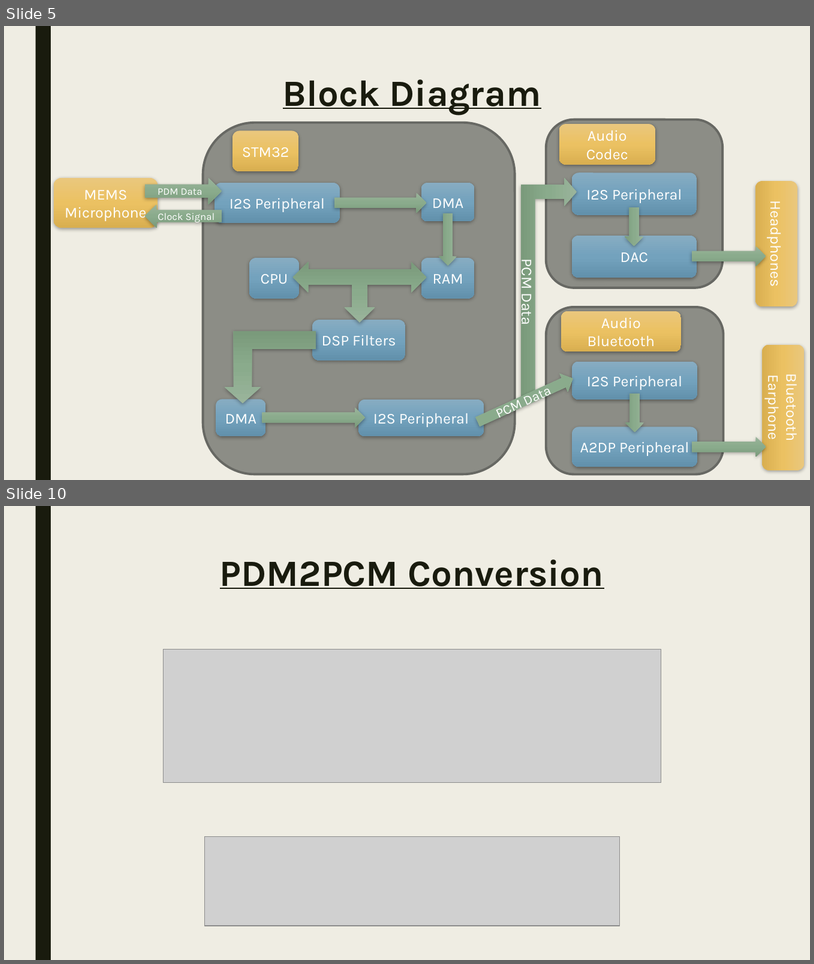
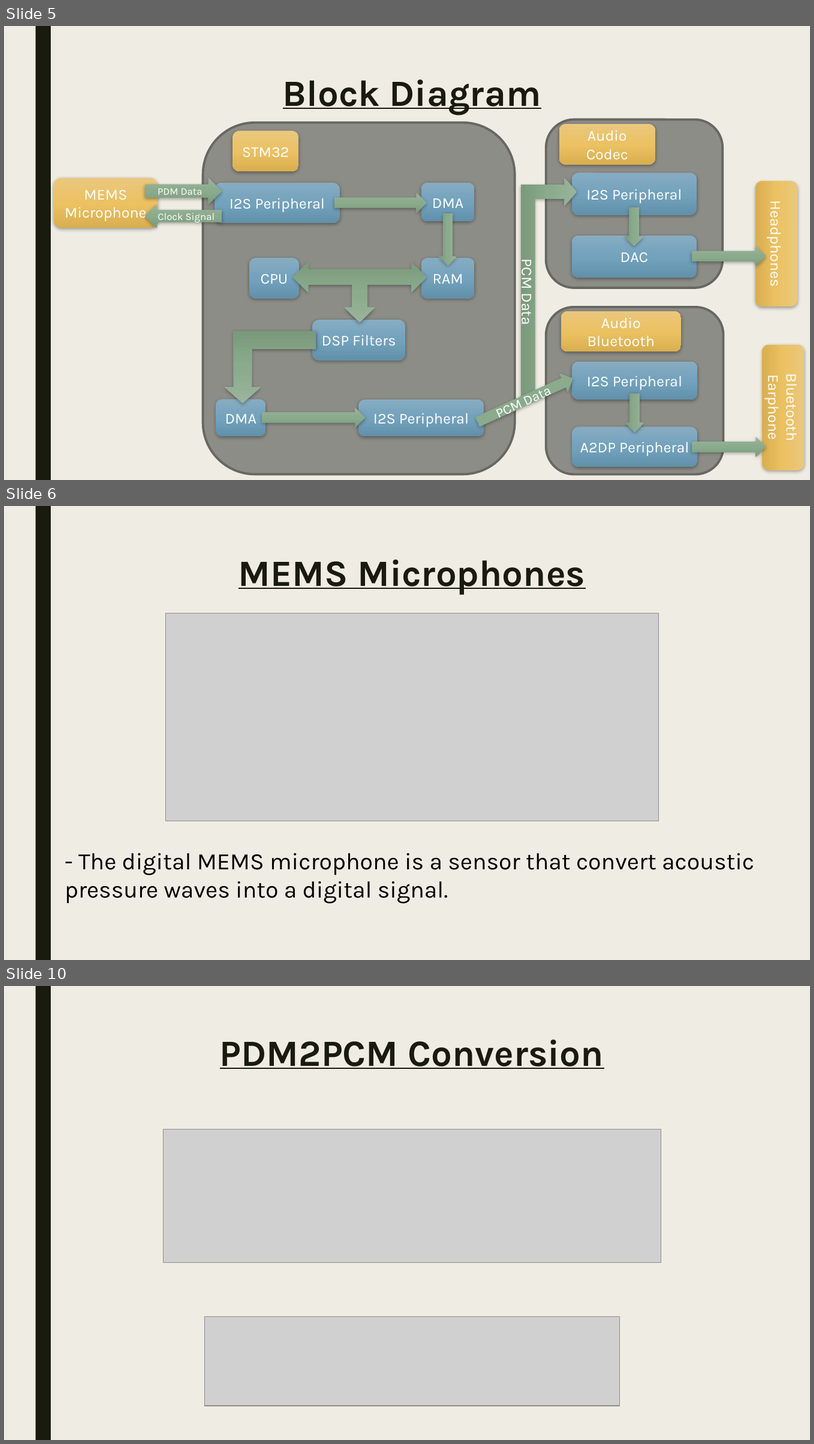
Before and after one commit to hananabilabd/Real-time-STM32-MEMS-MIC-Audio-Playback-DSP, a slide deck: Presentation.pptx. Shown one above the other, each under a label of ours: slides 5 and 10 before the commit, slides 5, 6 and 10 after it; the slides between them are not shown. The pictures are 814x964 and 814x1444 pixels, drawn with LibreOffice and Linux fonts; fonts in the diff are those of the drawing; grey boxes stand for pictures. Boxes give left, top, right and bottom in pixels: in the first picture for what was removed or moved away, otherwise in the second. Text is boxed around its words. In the diff, an @@ line names an element or a change of style, - is before the commit and + after.

```diff
--- a/Presentation.pptx
+++ b/Presentation.pptx
@@ slide 6 added at (4,506,810,960), background #EFEDE3; not listed: 1 template element that a slide beside it also shows @@
@@ title added at (239,559,585,595), 44 pt, text #191B0E, bold, underline @@
+MEMS Microphones
@@ picture added at (165,613,659,820) @@
@@ text added at (65,853,755,903), 28 pt, text #000000 @@
+- The digital MEMS microphone is a sensor that convert acoustic pressure waves into a digital signal.
```
Also in this commit, not shown: 3 slides changed, 6 other slides added, 4 slides removed, 1 other file.
